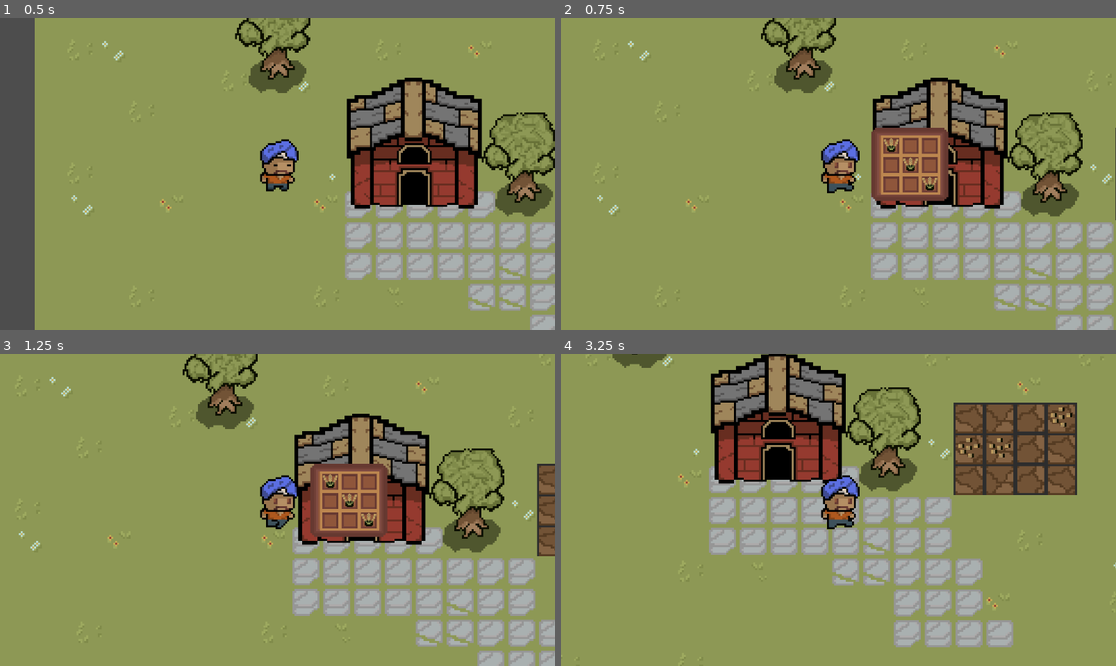
Above: before the commit, frames 1-4 (two rows, left to right).
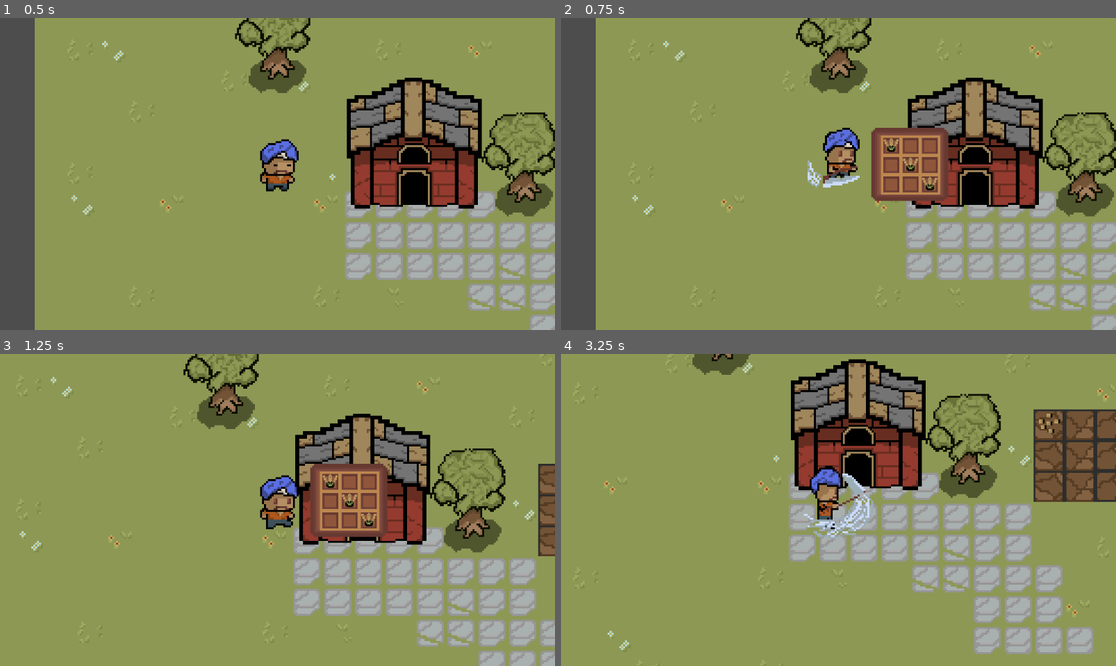
Above: after the commit, the same moments.

Repository: MrWizz305/SpookyPests
Game: Godot game, scene res://scenes/game.tscn
The game is run twice, just before and just after one commit, with the same random seed, the same clock (stepped at 60 frames per second) and the same inputs.
Inputs (mouse positions are in pixels of both pictures, inside the frame that each line leads up to):
- Up to frame 1 (0.5 s): no input
- Up to frame 2 (0.75 s): tap Enter at 0.5 s; move the mouse to (960, 158) at 0.52 s; hold Right (right) from 0.53 s (still down); hold M (Attack, bound only after the commit) from 0.53 s (still down); tap E (e) at 0.6 s; click (960, 158) at 0.67 s
- Up to frame 3 (1.25 s): keep holding Right (right); keep holding M (Attack, bound only after the commit)
- Up to frame 4 (3.25 s): move the mouse to (1110, 478) at 1.27 s; release Right (right) at 1.28 s; release M (Attack, bound only after the commit) at 1.28 s; hold Down (down) 1.28-2.03 s; tap M (Attack, bound only after the commit) at 1.35, 2.85 s; click (1110, 478) at 1.42 s; tap E (e) at 1.55, 2.1, 3.05 s; move the mouse to (1110, 375) at 2.02 s; hold Right (right) 2.03-2.78 s; hold M (Attack, bound only after the commit) 2.03-2.78 s; click (1110, 375) at 2.17 s; move the mouse to (1071, 366) at 2.77 s; hold Up (up) from 2.78 s (still down); click (1071, 366) at 2.92 s

Frame 1 is identical in both runs. In frame 2, 26% of the frame differs, in the area x 0-100%, y 0-100%; in frame 3, 3.6%; in frame 4, 39%, in the area x 7-100%, y 0-97%.

Commit message:
Added combat
There is a bug that makes the plants grow up as soon as the ghosts are killed if the ghost is attacking that plant. try to find a fix

Diff:
--- a/project.godot
+++ b/project.godot
@@ -51,3 +51,8 @@
 "events": [Object(InputEventKey,"resource_local_to_scene":false,"resource_name":"","device":-1,"window_id":0,"alt_press …(192 unchanged characters)…
 ]
 }
+Attack={
+"deadzone": 0.2,
+"events": [Object(InputEventKey,"resource_local_to_scene":false,"resource_name":"","device":-1,"window_id":0,"alt_pressed":false,"shift_pressed":false,"ctrl_pressed":false,"meta_pressed":false,"pressed":false,"keycode":0,"physical_keycode":77,"key_label":0,"unicode":109,"location":0,"echo":false,"script":null)
+]
+}
--- a/scenes/character_body_2d.gd
+++ b/scenes/character_body_2d.gd
@@ -4,9 +4,16 @@
 var player=null
 @export var inv: Inv
 
+@export var attack_range: float = 50.0
+@export var attack_damage: int = 100.0/3.0
+@onready var attack_timer: Timer = $AttackTimer
+var can_attack = true
+var isattacking=false
 
 
 func _physics_process(delta):
+		if isattacking:
+			return
 		var input_direction = Input.get_vector("left","right","up","down")
 		move_and_slide()
 		velocity = input_direction *speed
@@ -21,3 +28,27 @@
 		else:
 
 			animated_sprite.play("idle")
+
+
+func _input(event):
+	if event.is_action_pressed('Attack') and can_attack:
+		print("Attacking")
+		attack()
+func attack():
+	can_attack= false
+	isattacking=true
+	attack_timer.start()
+	animated_sprite.play("scythe")
+	var ghosts= get_tree().get_nodes_in_group('Ghosts')
+	for ghost in ghosts:
+		if global_position.distance_to(ghost.global_position) <= attack_range:
+			ghost.take_damage(attack_damage)
+func _on_AttackTimer_runout():
+	can_attack= true
+	isattacking=false
+
+
+
+func _on_attack_timer_timeout() -> void:
+	can_attack=true
+	isattacking=false
--- a/scenes/player.tscn
+++ b/scenes/player.tscn
@@ -1,9 +1,10 @@
-[gd_scene load_steps=16 format=3 uid="uid://cbnnx36ojf3u2"]
+[gd_scene load_steps=21 format=3 uid="uid://cbnnx36ojf3u2"]
 
 [ext_resource type="Texture2D" uid="uid://ddgp11tjhj25p" path="res://assets/cozySingh(idle).png" id="1_g2els"]
 [ext_resource type="Script" uid="uid://bp4ob5aje5fus" path="res://scenes/character_body_2d.gd" id="1_qhqgy"]
 [ext_resource type="Resource" uid="uid://bfbfsfqknpmfa" path="res://Inventory/playerInv.tres" id="2_dqkch"]
 [ext_resource type="Texture2D" uid="uid://carvx086thk1s" path="res://assets/cozySingh(walk).png" id="2_qhqgy"]
+[ext_resource type="Texture2D" uid="uid://my53ejv5jn7s" path="res://assets/Sprite-0019.png" id="3_tuyoq"]
 [ext_resource type="PackedScene" uid="uid://tjbougvcni48" path="res://Inventory/inv_ui.tscn" id="5_qlg0r"]
 
 [sub_resource type="AtlasTexture" id="AtlasTexture_qhqgy"]
@@ -17,6 +18,22 @@
 [sub_resource type="AtlasTexture" id="AtlasTexture_qlg0r"]
 atlas = ExtResource("1_g2els")
 region = Rect2(64, 0, 32, 32)
+
+[sub_resource type="AtlasTexture" id="AtlasTexture_3v2ag"]
+atlas = ExtResource("3_tuyoq")
+region = Rect2(0, 0, 48, 48)
+
+[sub_resource type="AtlasTexture" id="AtlasTexture_jej6c"]
+atlas = ExtResource("3_tuyoq")
+region = Rect2(48, 0, 48, 48)
+
+[sub_resource type="AtlasTexture" id="AtlasTexture_f1ej7"]
+atlas = ExtResource("3_tuyoq")
+region = Rect2(0, 48, 48, 48)
+
+[sub_resource type="AtlasTexture" id="AtlasTexture_oprun"]
+atlas = ExtResource("3_tuyoq")
+region = Rect2(48, 48, 48, 48)
 
 [sub_resource type="AtlasTexture" id="AtlasTexture_fjrip"]
 atlas = ExtResource("2_qhqgy")
@@ -56,6 +73,23 @@
 }, {
 "frames": [{
 "duration": 1.0,
+"texture": SubResource("AtlasTexture_3v2ag")
+}, {
+"duration": 1.0,
+"texture": SubResource("AtlasTexture_jej6c")
+}, {
+"duration": 1.0,
+"texture": SubResource("AtlasTexture_f1ej7")
+}, {
+"duration": 1.0,
+"texture": SubResource("AtlasTexture_oprun")
+}],
+"loop": true,
+"name": &"scythe",
+"speed": 8.0
+}, {
+"frames": [{
+"duration": 1.0,
 "texture": SubResource("AtlasTexture_fjrip")
 }, {
 "duration": 1.0,
@@ -88,9 +122,8 @@
 texture_filter = 1
 position = Vector2(-24, 1)
 sprite_frames = SubResource("SpriteFrames_3v2ag")
-animation = &"idle"
+animation = &"scythe"
 autoplay = "idle"
-frame_progress = 0.31586552
 
 [node name="CollisionShape2D" type="CollisionShape2D" parent="CharacterBody2D"]
 position = Vector2(-24.000004, 3.999998)
@@ -106,3 +139,9 @@
 offset_top = -20.0
 offset_right = 33.0
 offset_bottom = 18.0
+
+[node name="AttackTimer" type="Timer" parent="CharacterBody2D"]
+wait_time = 0.4
+one_shot = true
+
+[connection signal="timeout" from="CharacterBody2D/AttackTimer" to="CharacterBody2D" method="_on_attack_timer_timeout"]
--- a/scripts/DayNNight.gd
+++ b/scripts/DayNNight.gd
@@ -1,6 +1,6 @@
 extends Node2D
 
-@export var day_length: float = 20
+@export var day_length: float = 40
 @export var night_start: float = 1.0 / 3.0
 @export var night_end: float = 2.0 / 3.0
 @export var darkness: int = 170
--- a/scripts/ghost.gd
+++ b/scripts/ghost.gd
@@ -3,6 +3,8 @@
 
 @export var speed := 50.0
 var target_crop: Node2D = null
+@export var max_health: int = 40
+var current_health: int
 
 const SPEED = 300.0
 const JUMP_VELOCITY = -400.0
@@ -19,6 +21,7 @@
 func _ready():
 	add_to_group("Ghosts")
 	find_nearest_crop()
+	current_health=max_health
 
 
 func _physics_process(_delta: float) -> void:
@@ -71,3 +74,17 @@
 			closest = c
 
 	target_crop = closest
+
+func take_damage(amount):
+	current_health-=amount
+	print("Ghost hit")
+	if current_health<=0:
+		die()
+
+func die():
+	velocity= Vector2.ZERO
+	set_physics_process(false)
+	set_process(false)
+	if target_crop and is_instance_valid(target_crop):
+		target_crop.being_attacked=false
+	queue_free()
Not shown: 1 places in scenes/ghost.tscn that only renumber resources
